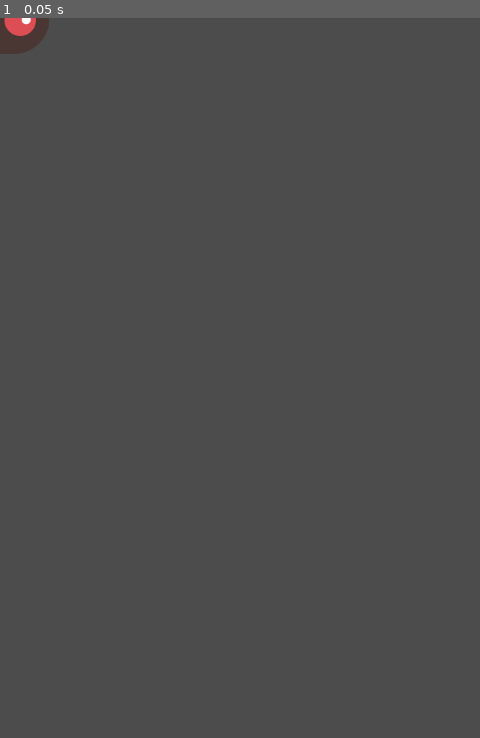
Above: before the commit, frame 1.
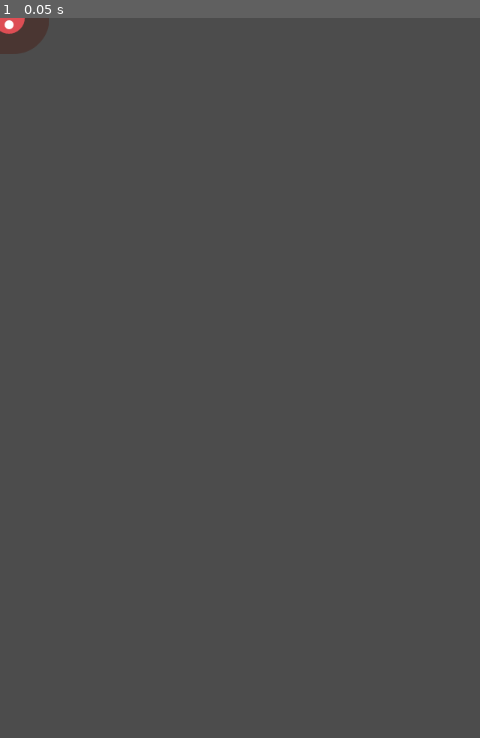
Above: after the commit, the same moment.

Repository: 44351-w22/godot-tutorial-TheMusicMan28
Game: Godot game, scene res://Mob.tscn
Two runs of this game, one before a commit and one after it. Both use one fixed random seed, a clock stepped at 60 frames per second and the inputs below. The project has no main scene, so this scene is started directly.
Inputs:
- Up to frame 1 (0.05 s): no input

The runs differ from the first frame. In frame 1, 0.1% of the frame differs, in the area x 0-8%, y 0-3%.

Commit message:
Added Collision Shape

Diff:
--- a/Mob.tscn
+++ b/Mob.tscn
@@ -25,14 +25,20 @@
 "speed": 5.0
 } ]
 
+[sub_resource type="CapsuleShape2D" id=2]
+radius = 35.0
+height = 28.0
+
 [node name="Mob" type="RigidBody2D"]
 gravity_scale = 0.0
 
 [node name="AnimatedSprite" type="AnimatedSprite" parent="."]
 scale = Vector2( 0.75, 0.75 )
 frames = SubResource( 1 )
-animation = "swim"
+animation = "walk"
 
 [node name="CollisionShape2D" type="CollisionShape2D" parent="."]
+rotation = 1.5708
+shape = SubResource( 2 )
 
 [node name="VisibilityNotifier2D" type="VisibilityNotifier2D" parent="."]
Not shown: 1 places in Mob.tscn that only renumber resources
